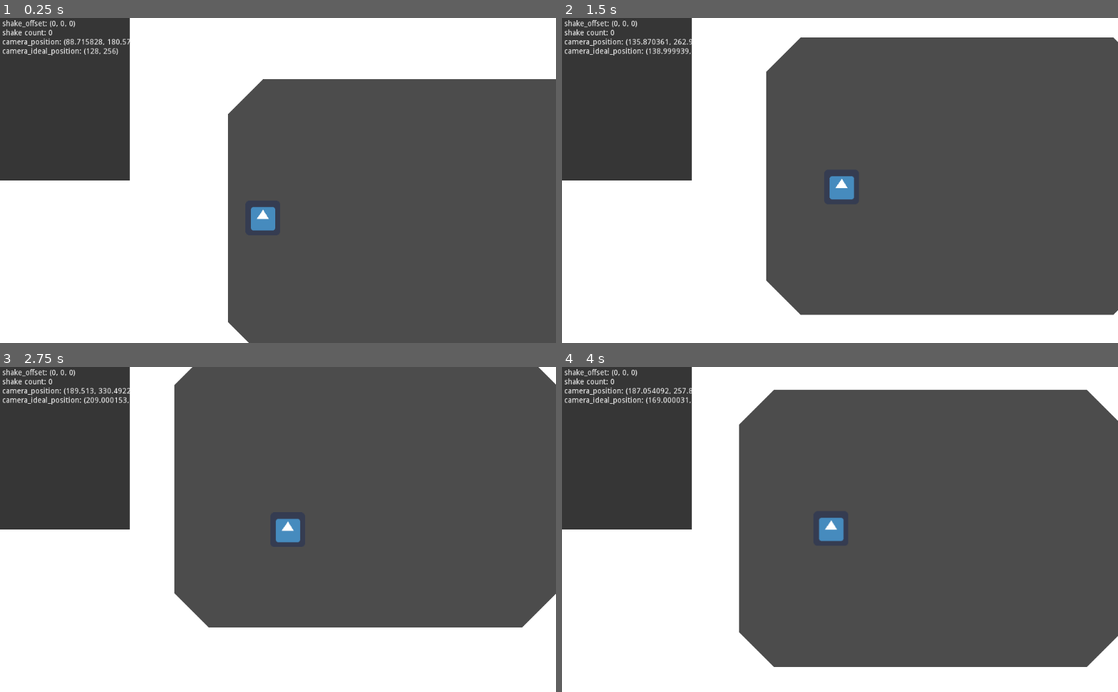
Above: before the commit, frames 1-4 (two rows, left to right).
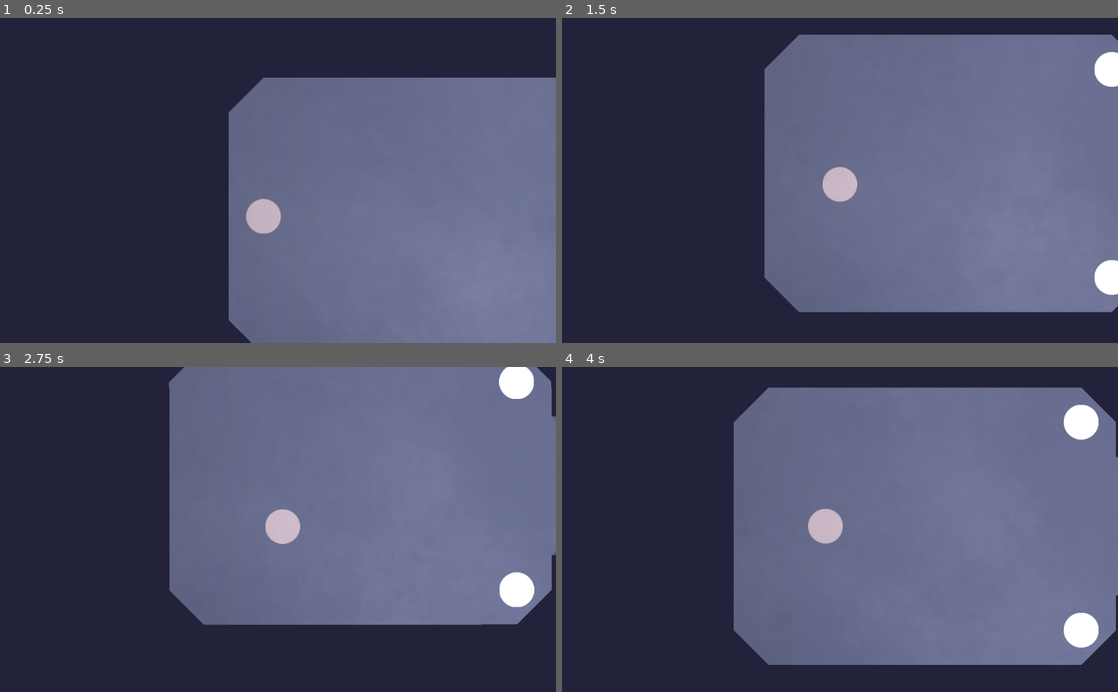
Above: after the commit, the same moments.

Repository: AnnabelleLewis/Dynamicam
Game: Godot game, scene res://assets/main_scene.tscn
The game is run twice, just before and just after one commit, with the same random seed, the same clock (stepped at 60 frames per second) and the same inputs. The engine's default icon, where the game draws it, is replaced by a stand-in: a white triangle on a blue panel in a dark square.
Inputs:
- Up to frame 1 (0.25 s): no input
- Up to frame 2 (1.5 s): hold D (move_right) 0.53-1.28 s; hold S (move_down) from 1.28 s (still down)
- Up to frame 3 (2.75 s): release S (move_down) at 2.03 s; hold D (move_right) from 2.03 s (still down)
- Up to frame 4 (4 s): release D (move_right) at 2.78 s; hold W (move_up) 2.78-3.53 s; hold A (move_left) from 3.53 s (still down)

The runs differ from the first frame. In frame 1, 89% of the frame differs, in the area x 0-100%, y 0-100%; in frame 2, 89%; in frame 3, 89%; in frame 4, 89%.

Commit message:
Completed Level

Diff:
--- /dev/null
+++ b/assets/levelsccripts/Door1Area.gd
@@ -0,0 +1,10 @@
+extends Area2D
+
+export (NodePath) onready var animator = get_node(animator)
+
+func _ready():
+	connect("body_entered",self,"player_enter")
+
+func player_enter(player):
+	print_debug("player_entered")
+	animator.play("close")
--- a/assets/main_scene.tscn
+++ b/assets/main_scene.tscn
@@ -1,13 +1,18 @@
-[gd_scene load_steps=15 format=2]
+[gd_scene load_steps=32 format=2]
 
 [ext_resource path="res://modules/camera_area_constraint/area_constraint_maker.gd" type="Script" id=1]
 [ext_resource path="res://modules/constraint_area/constraint_area.gd" type="Script" id=2]
 [ext_resource path="res://modules/camera_path_constraint/path_constraint_maker.gd" type="Script" id=3]
 [ext_resource path="res://modules/dynamicam/dynamic_camera.gd" type="Script" id=4]
-[ext_resource path="res://icon.png" type="Texture" id=5]
+[ext_resource path="res://modules/light_sphere/light_sphere.tscn" type="PackedScene" id=5]
 [ext_resource path="res://modules/player/player.gd" type="Script" id=6]
 [ext_resource path="res://modules/debug_viewer/debug_viewer.gd" type="Script" id=7]
 [ext_resource path="res://modules/collision_polygon_builder/collision_polygon_builder.gd" type="Script" id=8]
+[ext_resource path="res://modules/light_sphere/light_sphere.png" type="Texture" id=9]
+[ext_resource path="res://assets/fog_particle.png" type="Texture" id=10]
+[ext_resource path="res://modules/occluder_polygon_builder/occluder_polygon_builder.gd" type="Script" id=11]
+[ext_resource path="res://default_env.tres" type="Environment" id=12]
+[ext_resource path="res://assets/levelsccripts/Door1Area.gd" type="Script" id=13]
 
 [sub_resource type="RectangleShape2D" id=1]
 extents = Vector2( 352, 256 )
@@ -26,10 +31,223 @@
 [sub_resource type="OpenSimplexNoise" id=7]
 seed = 4
 
+[sub_resource type="OpenSimplexNoise" id=14]
+octaves = 4
+period = 4.0
+
 [sub_resource type="CircleShape2D" id=5]
 radius = 32.0
 
+[sub_resource type="CanvasItemMaterial" id=11]
+blend_mode = 1
+
+[sub_resource type="Curve" id=12]
+_data = [ Vector2( 0.00490196, 0 ), 0.0, 0.0, 0, 0, Vector2( 0.5, 0.978371 ), 0.0, 0.0, 0, 0, Vector2( 1, 0.00564408 ), 0.0, 0.0, 0, 0 ]
+
+[sub_resource type="Gradient" id=13]
+offsets = PoolRealArray( 0, 0.309392, 0.773481, 1 )
+colors = PoolColorArray( 1, 1, 1, 0, 0.54902, 0.54902, 0.54902, 0.882353, 0.588812, 0.588812, 0.588812, 0.765167, 1, 1, 1, 0 )
+
+[sub_resource type="OccluderPolygon2D" id=10]
+
+[sub_resource type="Animation" id=15]
+length = 0.001
+tracks/0/type = "value"
+tracks/0/path = NodePath(".:position")
+tracks/0/interp = 1
+tracks/0/loop_wrap = true
+tracks/0/imported = false
+tracks/0/enabled = true
+tracks/0/keys = {
+"times": PoolRealArray( 0 ),
+"transitions": PoolRealArray( 1 ),
+"update": 0,
+"values": [ Vector2( 0, -256 ) ]
+}
+tracks/1/type = "value"
+tracks/1/path = NodePath("CPUParticles2D:emitting")
+tracks/1/interp = 1
+tracks/1/loop_wrap = true
+tracks/1/imported = false
+tracks/1/enabled = true
+tracks/1/keys = {
+"times": PoolRealArray( 0 ),
+"transitions": PoolRealArray( 1 ),
+"update": 0,
+"values": [ false ]
+}
+tracks/2/type = "value"
+tracks/2/path = NodePath("CPUParticles2D2:emitting")
+tracks/2/interp = 1
+tracks/2/loop_wrap = true
+tracks/2/imported = false
+tracks/2/enabled = true
+tracks/2/keys = {
+"times": PoolRealArray( 0 ),
+"transitions": PoolRealArray( 1 ),
+"update": 0,
+"values": [ true ]
+}
+
+[sub_resource type="Animation" id=16]
+resource_name = "close"
+tracks/0/type = "value"
+tracks/0/path = NodePath(".:position")
+tracks/0/interp = 1
+tracks/0/loop_wrap = true
+tracks/0/imported = false
+tracks/0/enabled = true
+tracks/0/keys = {
+"times": PoolRealArray( 0, 0.2 ),
+"transitions": PoolRealArray( 1, 1 ),
+"update": 0,
+"values": [ Vector2( 0, -256 ), Vector2( 0, 0 ) ]
+}
+tracks/1/type = "method"
+tracks/1/path = NodePath("../Player")
+tracks/1/interp = 1
+tracks/1/loop_wrap = true
+tracks/1/imported = false
+tracks/1/enabled = true
+tracks/1/keys = {
+"times": PoolRealArray( 0.2 ),
+"transitions": PoolRealArray( 1 ),
+"values": [ {
+"args": [  ],
+"method": "screenshake_impulse"
+} ]
+}
+tracks/2/type = "value"
+tracks/2/path = NodePath("CPUParticles2D:emitting")
+tracks/2/interp = 1
+tracks/2/loop_wrap = true
+tracks/2/imported = false
+tracks/2/enabled = true
+tracks/2/keys = {
+"times": PoolRealArray( 0.2 ),
+"transitions": PoolRealArray( 1 ),
+"update": 1,
+"values": [ true ]
+}
+tracks/3/type = "value"
+tracks/3/path = NodePath("CPUParticles2D2:emitting")
+tracks/3/interp = 1
+tracks/3/loop_wrap = true
+tracks/3/imported = false
+tracks/3/enabled = true
+tracks/3/keys = {
+"times": PoolRealArray( 0.2 ),
+"transitions": PoolRealArray( 1 ),
+"update": 1,
+"values": [ true ]
+}
+
+[sub_resource type="Curve" id=18]
+_data = [ Vector2( 0, 0.092244 ), 0.0, 27.1118, 0, 0, Vector2( 0.0735294, 1 ), 0.0, 0.0, 0, 0, Vector2( 0.931373, 0.454583 ), -1.73091, -1.73091, 0, 0, Vector2( 1, 0.0286077 ), -7.73132, 0.0, 0, 0 ]
+
+[sub_resource type="Animation" id=19]
+length = 0.001
+tracks/0/type = "value"
+tracks/0/path = NodePath(".:position")
+tracks/0/interp = 1
+tracks/0/loop_wrap = true
+tracks/0/imported = false
+tracks/0/enabled = true
+tracks/0/keys = {
+"times": PoolRealArray( 0 ),
+"transitions": PoolRealArray( 1 ),
+"update": 0,
+"values": [ Vector2( 448, -384 ) ]
+}
+tracks/1/type = "value"
+tracks/1/path = NodePath("CPUParticles2D:emitting")
+tracks/1/interp = 1
+tracks/1/loop_wrap = true
+tracks/1/imported = false
+tracks/1/enabled = true
+tracks/1/keys = {
+"times": PoolRealArray( 0 ),
+"transitions": PoolRealArray( 1 ),
+"update": 0,
+"values": [ false ]
+}
+tracks/2/type = "value"
+tracks/2/path = NodePath("CPUParticles2D2:emitting")
+tracks/2/interp = 1
+tracks/2/loop_wrap = true
+tracks/2/imported = false
+tracks/2/enabled = true
+tracks/2/keys = {
+"times": PoolRealArray( 0 ),
+"transitions": PoolRealArray( 1 ),
+"update": 0,
+"values": [ true ]
+}
+
+[sub_resource type="Animation" id=20]
+resource_name = "close"
+tracks/0/type = "value"
+tracks/0/path = NodePath(".:position")
+tracks/0/interp = 1
+tracks/0/loop_wrap = true
+tracks/0/imported = false
+tracks/0/enabled = true
+tracks/0/keys = {
+"times": PoolRealArray( 0, 0.2 ),
+"transitions": PoolRealArray( 1, 1 ),
+"update": 0,
+"values": [ Vector2( 960, 640 ), Vector2( 704, 640 ) ]
+}
+tracks/1/type = "method"
+tracks/1/path = NodePath("../Player")
+tracks/1/interp = 1
+tracks/1/loop_wrap = true
+tracks/1/imported = false
+tracks/1/enabled = true
+tracks/1/keys = {
+"times": PoolRealArray( 0.2 ),
+"transitions": PoolRealArray( 1 ),
+"values": [ {
+"args": [  ],
+"method": "screenshake_impulse"
+} ]
+}
+tracks/2/type = "value"
+tracks/2/path = NodePath("CPUParticles2D:emitting")
+tracks/2/interp = 1
+tracks/2/loop_wrap = true
+tracks/2/imported = false
+tracks/2/enabled = true
+tracks/2/keys = {
+"times": PoolRealArray( 0.2 ),
+"transitions": PoolRealArray( 1 ),
+"update": 1,
+"values": [ true ]
+}
+tracks/3/type = "value"
+tracks/3/path = NodePath("CPUParticles2D2:emitting")
+tracks/3/interp = 1
+tracks/3/loop_wrap = true
+tracks/3/imported = false
+tracks/3/enabled = true
+tracks/3/keys = {
+"times": PoolRealArray( 0.2 ),
+"transitions": PoolRealArray( 1 ),
+"update": 1,
+"values": [ true ]
+}
+
+[sub_resource type="RectangleShape2D" id=17]
+extents = Vector2( 32, 128 )
+
+[sub_resource type="RectangleShape2D" id=21]
+extents = Vector2( 32, 256 )
+
 [node name="Main" type="Node2D"]
+
+[node name="Polygon2D" type="Polygon2D" parent="."]
+color = Color( 0.290196, 0.305882, 0.411765, 1 )
+polygon = PoolVector2Array( -320, -320, 2304, -256, 2304, 2560, -192, 2304 )
 
 [node name="CameraConstArea" type="Area2D" parent="."]
 collision_layer = 0
@@ -101,16 +319,19 @@
 collision_layer = 3
 script = ExtResource( 6 )
 noise = SubResource( 7 )
+shake_noise = SubResource( 14 )
 
 [node name="CollisionShape2D" type="CollisionShape2D" parent="Player"]
 shape = SubResource( 5 )
 
 [node name="Icon" type="Sprite" parent="Player"]
-texture = ExtResource( 5 )
+modulate = Color( 0.603922, 0.54902, 0.596078, 1 )
+texture = ExtResource( 9 )
 
 [node name="CanvasLayer" type="CanvasLayer" parent="."]
 
 [node name="DebugViewer" type="ColorRect" parent="CanvasLayer"]
+visible = false
 margin_right = 239.0
 margin_bottom = 300.0
 color = Color( 0, 0, 0, 0.784314 )
@@ -123,10 +344,173 @@
 margin_top = 4.0
 text = "asdasd"
 
-[node name="Polygon2D" type="Polygon2D" parent="."]
+[node name="Particles2D" type="CPUParticles2D" parent="."]
+modulate = Color( 0.54902, 0.54902, 0.54902, 0.0784314 )
+material = SubResource( 11 )
+position = Vector2( 1088, 1024 )
+amount = 32
+lifetime = 100.0
+preprocess = 100.0
+texture = ExtResource( 10 )
+emission_shape = 2
+emission_rect_extents = Vector2( 1800, 1800 )
+gravity = Vector2( 0, 0 )
+angular_velocity = 1.0
+angular_velocity_random = 1.0
+angle = 720.0
+angle_random = 1.0
+scale_amount = 5.0
+scale_amount_curve = SubResource( 12 )
+color_ramp = SubResource( 13 )
+
+[node name="Walls" type="Polygon2D" parent="."]
+color = Color( 0.133333, 0.133333, 0.231373, 1 )
 invert_enable = true
 invert_border = 1000.0
 polygon = PoolVector2Array( 0, 64, 64, 0, 640, 0, 704, 64, 704, 128, 1472, 128, 1600, 256, 1600, 1024, 1856, 1280, 1856, 1984, 1728, 2112, 1216, 2112, 1088, 1984, 1088, 1280, 1344, 1024, 1344, 448, 1280, 384, 704, 384, 704, 448, 640, 512, 64, 512, 0, 448 )
 
-[node name="CollisionPolygonBuilder" type="StaticBody2D" parent="Polygon2D"]
+[node name="CollisionPolygonBuilder" type="StaticBody2D" parent="Walls"]
 script = ExtResource( 8 )
+
+[node name="LightOccluder2D" type="LightOccluder2D" parent="Walls"]
+occluder = SubResource( 10 )
+script = ExtResource( 11 )
+
+[node name="WorldEnvironment" type="WorldEnvironment" parent="."]
+environment = ExtResource( 12 )
+
+[node name="LightSphere" parent="." instance=ExtResource( 5 )]
+position = Vector2( 1472, 1280 )
+scale = Vector2( 2, 2 )
+
+[node name="LightSphere2" parent="." instance=ExtResource( 5 )]
+position = Vector2( 1472, 1920 )
+scale = Vector2( 2, 2 )
+
+[node name="LightSphere3" parent="." instance=ExtResource( 5 )]
+position = Vector2( 640, 64 )
+
+[node name="LightSphere4" parent="." instance=ExtResource( 5 )]
+position = Vector2( 640, 448 )
+
+[node name="Door1" type="Polygon2D" parent="."]
+position = Vector2( 0, -256 )
+color = Color( 0.133333, 0.133333, 0.231373, 1 )
+polygon = PoolVector2Array( 704, 384, 768, 384, 768, 128, 704, 128 )
+
+[node name="AnimationPlayer" type="AnimationPlayer" parent="Door1"]
+anims/RESET = SubResource( 15 )
+anims/close = SubResource( 16 )
+
+[node name="OccluderPolygonBuilder" type="LightOccluder2D" parent="Door1"]
+script = ExtResource( 11 )
+
+[node name="CollisionPolygonBuilder" type="StaticBody2D" parent="Door1"]
+script = ExtResource( 8 )
+
+[node name="CPUParticles2D" type="CPUParticles2D" parent="Door1"]
+position = Vector2( 768, 384 )
+emitting = false
+amount = 32
+one_shot = true
+explosiveness = 1.0
+randomness = 1.0
+spread = 180.0
+gravity = Vector2( 0, 0 )
+initial_velocity = 100.0
+initial_velocity_random = 1.0
+damping = 100.0
+angle = 45.0
+scale_amount = 16.0
+scale_amount_curve = SubResource( 18 )
+color = Color( 0.133333, 0.133333, 0.231373, 1 )
+
+[node name="CPUParticles2D2" type="CPUParticles2D" parent="Door1"]
+light_mask = 0
+position = Vector2( 704, 384 )
+amount = 32
+one_shot = true
+explosiveness = 1.0
+randomness = 1.0
+spread = 180.0
+gravity = Vector2( 0, 0 )
+initial_velocity = 100.0
+initial_velocity_random = 1.0
+damping = 100.0
+angle = 45.0
+scale_amount = 16.0
+scale_amount_curve = SubResource( 18 )
+color = Color( 0.133333, 0.133333, 0.231373, 1 )
+
+[node name="Door2" type="Polygon2D" parent="."]
+position = Vector2( 448, -384 )
+color = Color( 0.133333, 0.133333, 0.231373, 1 )
+polygon = PoolVector2Array( 640, 384, 896, 384, 896, 320, 640, 320 )
+
+[node name="AnimationPlayer" type="AnimationPlayer" parent="Door2"]
+anims/RESET = SubResource( 19 )
+anims/close = SubResource( 20 )
+
+[node name="OccluderPolygonBuilder" type="LightOccluder2D" parent="Door2"]
+script = ExtResource( 11 )
+
+[node name="CollisionPolygonBuilder" type="StaticBody2D" parent="Door2"]
+script = ExtResource( 8 )
+
+[node name="CPUParticles2D" type="CPUParticles2D" parent="Door2"]
+position = Vector2( 640, 320 )
+emitting = false
+amount = 32
+one_shot = true
+explosiveness = 1.0
+randomness = 1.0
+spread = 180.0
+gravity = Vector2( 0, 0 )
+initial_velocity = 100.0
+initial_velocity_random = 1.0
+damping = 100.0
+angle = 45.0
+scale_amount = 16.0
+scale_amount_curve = SubResource( 18 )
+color = Color( 0.133333, 0.133333, 0.231373, 1 )
+
+[node name="CPUParticles2D2" type="CPUParticles2D" parent="Door2"]
+light_mask = 0
+position = Vector2( 640, 384 )
+emitting = false
+amount = 32
+one_shot = true
+explosiveness = 1.0
+randomness = 1.0
+spread = 180.0
+gravity = Vector2( 0, 0 )
+initial_velocity = 100.0
+initial_velocity_random = 1.0
+damping = 100.0
+angle = 45.0
+scale_amount = 16.0
+scale_amount_curve = SubResource( 18 )
+color = Color( 0.133333, 0.133333, 0.231373, 1 )
+
+[node name="Door1Area" type="Area2D" parent="."]
+position = Vector2( 960, 256 )
+collision_layer = 0
+collision_mask = 2
+script = ExtResource( 13 )
+animator = NodePath("../Door1/AnimationPlayer")
+
+[node name="CollisionShape2D" type="CollisionShape2D" parent="Door1Area"]
+position = Vector2( 32, 0 )
+shape = SubResource( 17 )
+
+[node name="Door1Area2" type="Area2D" parent="."]
+position = Vector2( 1472, 1088 )
+rotation = 1.5708
+collision_layer = 0
+collision_mask = 2
+script = ExtResource( 13 )
+animator = NodePath("../Door2/AnimationPlayer")
+
+[node name="CollisionShape2D" type="CollisionShape2D" parent="Door1Area2"]
+position = Vector2( 32, 0 )
+shape = SubResource( 21 )
--- a/default_env.tres
+++ b/default_env.tres
@@ -3,5 +3,13 @@
 [sub_resource type="ProceduralSky" id=1]
 
 [resource]
-background_mode = 2
+background_mode = 4
 background_sky = SubResource( 1 )
+background_energy = 0.0
+tonemap_mode = 1
+tonemap_exposure = 0.8
+tonemap_white = 5.8
+glow_enabled = true
+glow_intensity = 0.1
+glow_blend_mode = 0
+glow_hdr_scale = 4.0
--- /dev/null
+++ b/modules/light_sphere/light_sphere.tscn
@@ -0,0 +1,23 @@
+[gd_scene load_steps=4 format=2]
+
+[ext_resource path="res://modules/light_sphere/light_sphere.png" type="Texture" id=1]
+[ext_resource path="res://modules/light_sphere/lght_glow.png" type="Texture" id=2]
+
+[sub_resource type="CircleShape2D" id=1]
+radius = 32.0
+
+[node name="LightSphere" type="Sprite"]
+modulate = Color( 0.94902, 0.913725, 0.894118, 1 )
+texture = ExtResource( 1 )
+
+[node name="Light2D" type="Light2D" parent="."]
+texture = ExtResource( 2 )
+texture_scale = 4.0
+color = Color( 0.94902, 0.913725, 0.894118, 1 )
+energy = 0.5
+shadow_enabled = true
+
+[node name="StaticBody2D" type="StaticBody2D" parent="."]
+
+[node name="CollisionShape2D" type="CollisionShape2D" parent="StaticBody2D"]
+shape = SubResource( 1 )
--- /dev/null
+++ b/modules/occluder_polygon_builder/occluder_polygon_builder.gd
@@ -0,0 +1,7 @@
+class_name OccluderPolygonBuilder
+extends LightOccluder2D
+
+
+func _ready():
+	occluder = OccluderPolygon2D.new()
+	occluder.polygon = get_parent().polygon
--- a/modules/player/player.gd
+++ b/modules/player/player.gd
@@ -4,21 +4,23 @@
 
 var move_speed : int =  100
 
+
 export (OpenSimplexNoise) var noise
-
+export (OpenSimplexNoise) var shake_noise
 func _ready():
 	camera.add_focus_point(self)
 
 	var props = {
-		"power" : 5.0,
+		"power" : 1.0,
 		"noise_texture" : noise,
 		"power_delta" : 0.0,
 		"timescale" : 10.0,
 		"rotate":true,
 		"rotate_scale":0.002,
+		"shake_scale":32.0
 	}
 	var shake = SimplexShake.new(props)
-	#camera.add_screenshake(shake)
+	camera.add_screenshake(shake)
 
 func _physics_process(delta):
 	var move_vec = Vector2(
@@ -27,3 +29,16 @@
 	).normalized()
 
 	move_and_slide(move_vec*move_speed)
+
+func screenshake_impulse():
+	var props = {
+		"power" : 1.0,
+		"noise_texture" : shake_noise,
+		"power_delta" : -0.8,
+		"timescale" : 50.0,
+		"rotate":true,
+		"rotate_scale":0.01,
+		"shake_scale":64.0
+	}
+	var shake = SimplexShake.new(props)
+	camera.add_screenshake(shake)
--- a/project.godot
+++ b/project.godot
@@ -64,6 +64,11 @@
 "language": "GDScript",
 "path": "res://modules/dynamicam/dynamic_camera.gd"
 }, {
+"base": "LightOccluder2D",
+"class": "OccluderPolygonBuilder",
+"language": "GDScript",
+"path": "res://modules/occluder_polygon_builder/occluder_polygon_builder.gd"
+}, {
 "base": "ConstraintMaker",
 "class": "PathConstraintMaker",
 "language": "GDScript",
@@ -86,6 +91,7 @@
 "ConstraintMaker": "",
 "DebugViewer": "",
 "DynamicCamera": "",
+"OccluderPolygonBuilder": "",
 "PathConstraintMaker": "",
 "SimplexShake": ""
 }
@@ -125,4 +131,5 @@
 
 [rendering]
 
+quality/driver/driver_name="GLES2"
 environment/default_environment="res://default_env.tres"
Binary file added: assets/fog_particle.png
Not shown, added: assets/fog_particle.png.import
Renamed: assets/light_textures/lght_glow.png -> modules/light_sphere/lght_glow.png
Not shown, added: modules/light_sphere/lght_glow.png.import
Binary file added: modules/light_sphere/light_sphere.png
Not shown, added: modules/light_sphere/light_sphere.png.import
Not shown, added: assets/fog_particle.png~
